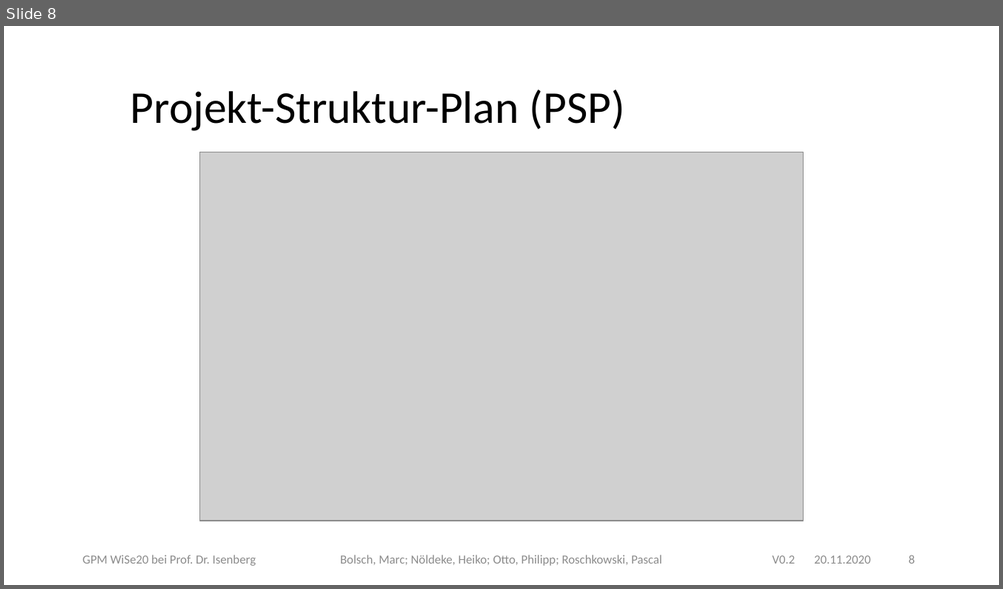
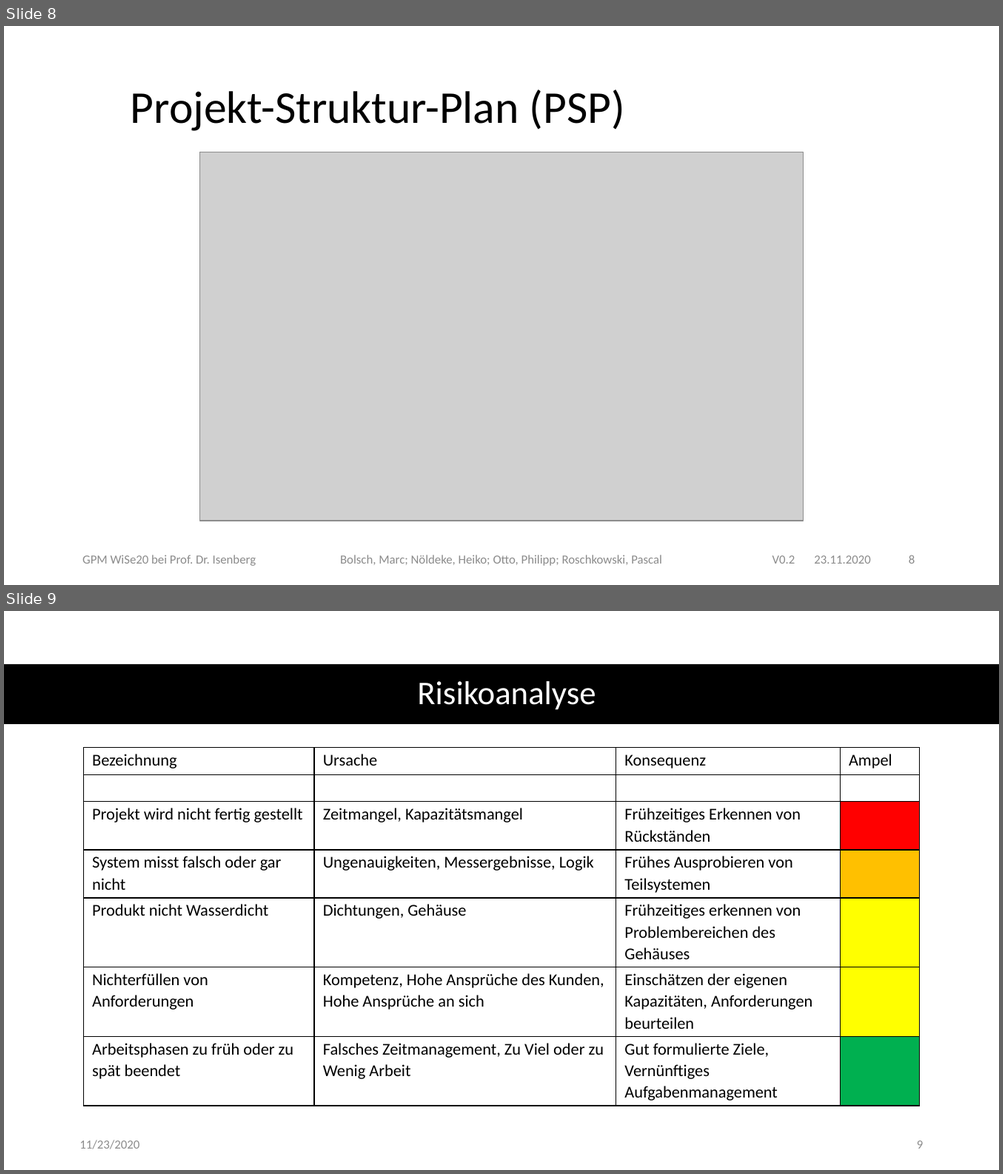
Before and after one commit to plastikpamaro/bachelorprojekt2020, a slide deck: 20-11-23_Statusbericht/20WiSe-GPM LightingSharks TND v0.1.pptx. Shown one above the other, each under a label of ours: slide 8 before the commit, slides 8 and 9 after it. The pictures are 1003x589 and 1003x1174 pixels, drawn with LibreOffice and Linux fonts; fonts in the diff are those of the drawing; grey boxes stand for pictures; background and template pictures are left out. Boxes give left, top, right and bottom in pixels: in the first picture for what was removed or moved away, otherwise in the second. Text is boxed around its words. In the diff, an @@ line names an element or a change of style, - is before the commit and + after.

```diff
--- a/20-11-23_Statusbericht/20WiSe-GPM LightingSharks TND v0.1.pptx
+++ b/20-11-23_Statusbericht/20WiSe-GPM LightingSharks TND v0.1.pptx
@@ slide 9 added at [4, 611, 999, 1170], background #FFFFFF @@
@@ rectangle added at [4, 664, 999, 724], fill #000000 @@
@@ title added at [417, 681, 595, 710], 32 pt, text #FFFFFF @@
+Risikoanalyse
@@ table added at [83, 748, 919, 1106], 7 rows, 4 columns @@
+Bezeichnung | Ursache | Konsequenz | Ampel
+ |  |  | 
+Projekt wird nicht fertig gestellt | Zeitmangel, Kapazitätsmangel | Frühzeitiges Erkennen von Rückständen | 
+System misst falsch oder gar nicht | Ungenauigkeiten, Messergebnisse, Logik | Frühes Ausprobieren von Teilsystemen | 
+Produkt nicht Wasserdicht | Dichtungen, Gehäuse | Frühzeitiges erkennen von Problembereichen des Gehäuses | 
+Nichterfüllen von Anforderungen | Kompetenz, Hohe Ansprüche des Kunden, Hohe Ansprüche an sich | Einschätzen der eigenen Kapazitäten, Anforderungen beurteilen | 
+Arbeitsphasen zu früh oder zu spät beendet | Falsches Zeitmanagement, Zu Viel oder zu Wenig Arbeit | Gut formulierte Ziele, Vernünftiges Aufgabenmanagement | 
@@ text added at [79, 1140, 139, 1150], 12 pt, text #8C8C8C @@
+11/23/2020
@@ page number added at [916, 1141, 922, 1149], 12 pt, text #8C8C8C @@
+9
@@ slide 8 changed as well @@
@@ text at [814, 556, 870, 564]: text changed @@
-20.11.2020
+23.11.2020
```
Also in this commit, not shown: 7 other slides changed.
